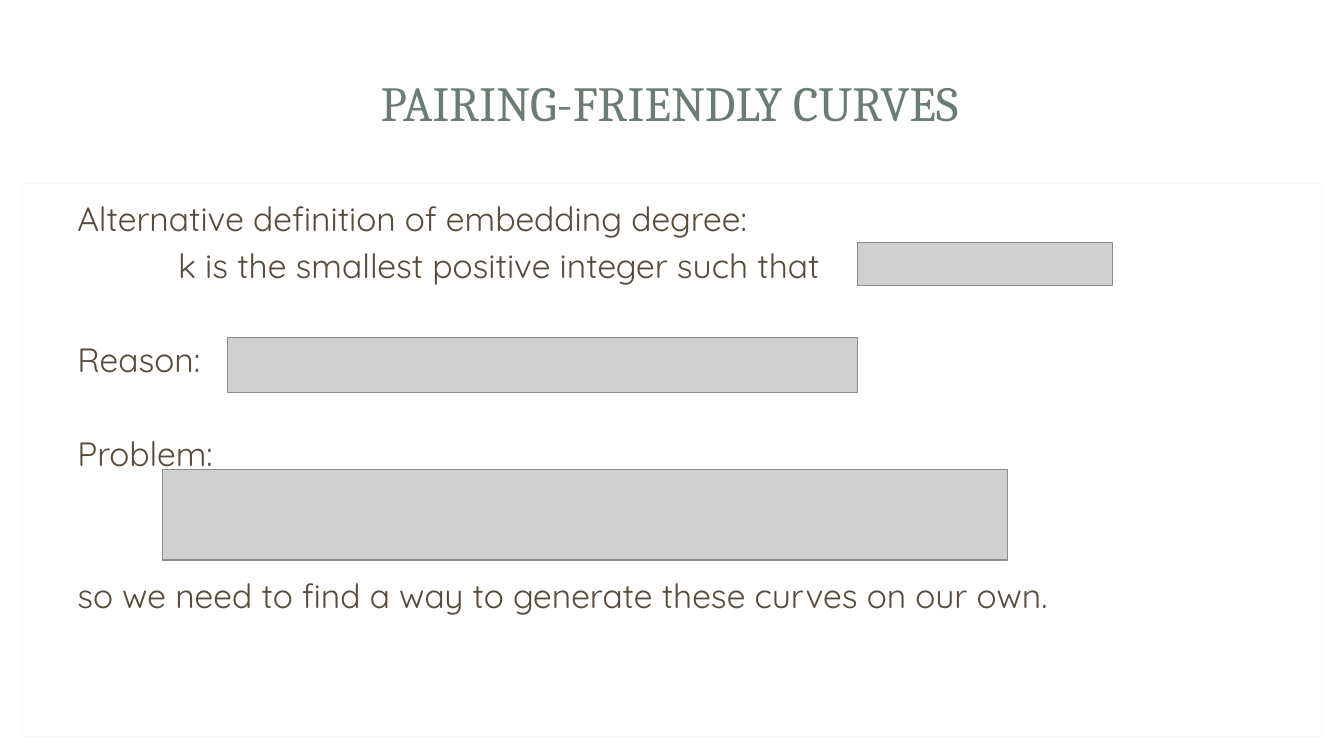
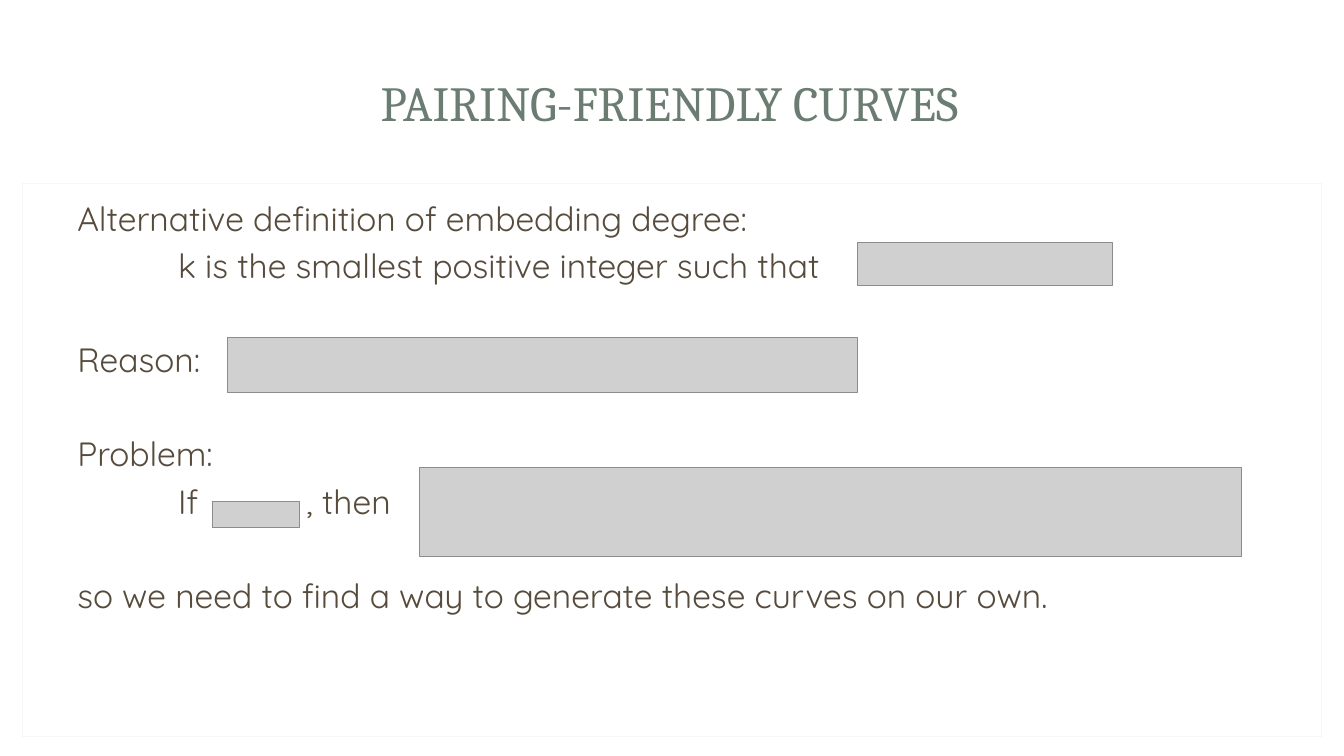
Before and after one commit to Srizzle/CS276-Project-Writeup, a slide deck: slide 7 of Presentation.ppt.pptx. Drawn at 1344x756 pixels with LibreOffice and Linux fonts; fonts in the diff are those of the drawing; grey boxes stand for pictures; background and template pictures are left out. Boxes give left, top, right and bottom in pixels: in the first picture for what was removed or moved away, otherwise in the second. Text is boxed around its words. In the diff, an @@ line names an element or a change of style, - is before the commit and + after.

```diff
--- a/Presentation.ppt.pptx
+++ b/Presentation.ppt.pptx
@@ picture: place and size @@
-picture at [162, 470, 1007, 560]
+picture at [420, 468, 1242, 557]
@@ text at [178, 489, 391, 515]: paragraph added @@
+If , then
@@ picture added at [212, 502, 299, 528] @@
```
Also in this commit, not shown: 2 other slides changed, 6 other files.
